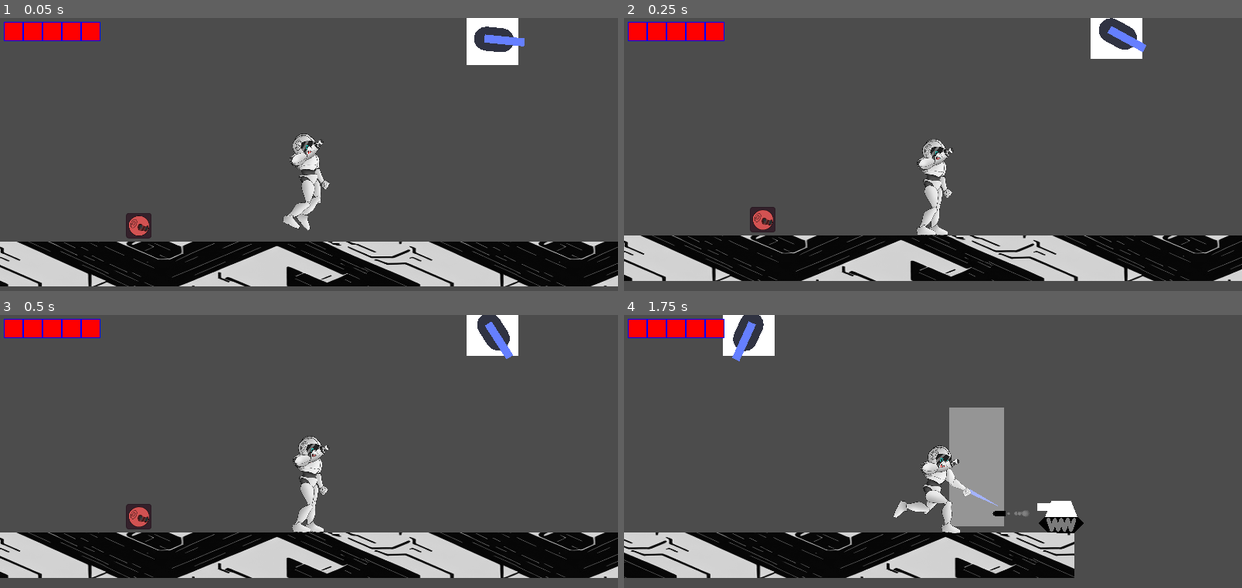
Above: before the commit, frames 1-4 (two rows, left to right).
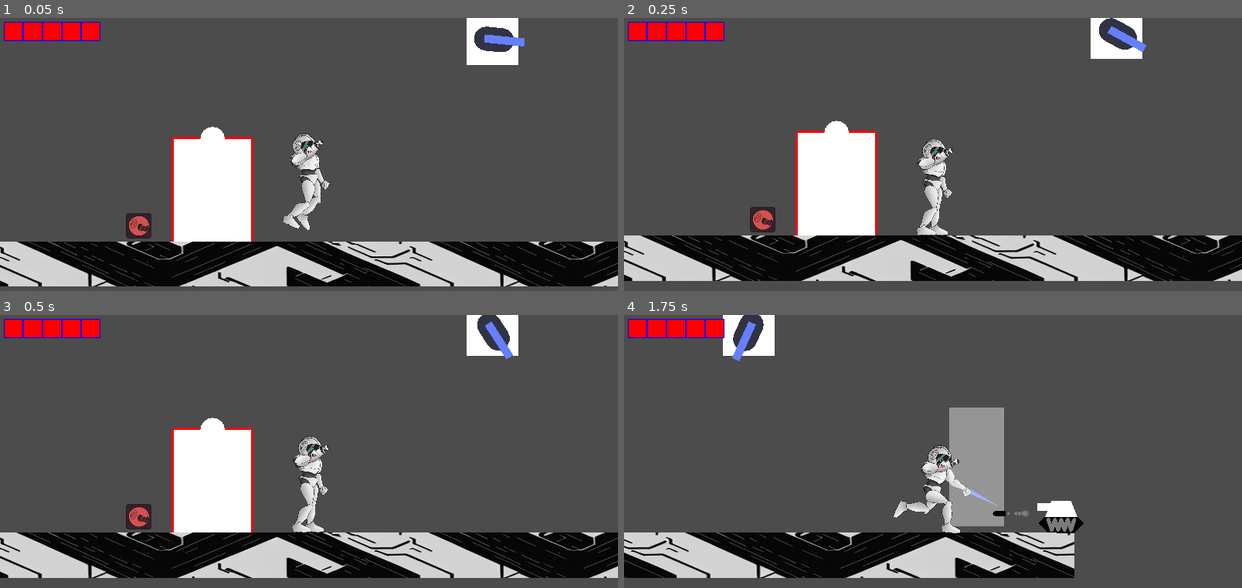
Above: after the commit, the same moments.

Repository: KurzweilTV/AssemblyJam
Game: Godot game, scene res://Test/TestRoom.tscn
The game is run twice, just before and just after one commit, with the same random seed, the same clock (stepped at 60 frames per second) and the same inputs. The project has no main scene, so this scene is started directly.
Inputs (mouse positions are in pixels of both pictures, inside the frame that each line leads up to):
- Up to frame 1 (0.05 s): no input
- Up to frame 2 (0.25 s): no input
- Up to frame 3 (0.5 s): no input
- Up to frame 4 (1.75 s): tap Enter (ui_accept) at 0.5, 0.77, 1.52 s; move the mouse to (1068, 470) at 0.52 s; press the mouse at (1068, 470) at 0.53 s; hold Right (ui_right) from 0.53 s (still down); move the mouse to (809, 506) at 1.27 s; release the mouse at (809, 506) at 1.28 s; click (809, 506) at 1.35 s

The runs differ from the first frame. In frame 1, 5.2% of the frame differs, in the area x 27-41%, y 39-82%; in frame 2, 5.2%; in frame 3, 5.2%; in frame 4, nothing differs.

Commit message:
added a spawn point

Diff:
--- /dev/null
+++ b/Actors/Checkpoint.gd
@@ -0,0 +1,22 @@
+extends Node2D
+
+
+
+# Called when the node enters the scene tree for the first time.
+func _ready():
+	pass # Replace with function body.
+
+
+func activate(state):
+	if state:
+		$Line2D.modulate = ColorN("Green")
+		GlobalPlayer.set_spawn(self)
+	else:
+		$Line2D.modulate = ColorN("Red")
+	pass
+
+
+func _on_Area2D_body_entered(body):
+	if GlobalPlayer.currentSpawn != self:
+		activate(true)
+	pass # Replace with function body.
--- /dev/null
+++ b/Actors/Checkpoint.tscn
@@ -0,0 +1,149 @@
+[gd_scene load_steps=6 format=2]
+
+[ext_resource path="res://Actors/Checkpoint.gd" type="Script" id=1]
+
+[sub_resource type="Animation" id=4]
+resource_name = "Close"
+length = 0.6
+tracks/0/type = "value"
+tracks/0/path = NodePath("Polygon2D:position")
+tracks/0/interp = 1
+tracks/0/loop_wrap = true
+tracks/0/imported = false
+tracks/0/enabled = true
+tracks/0/keys = {
+"times": PoolRealArray( 0, 0.5 ),
+"transitions": PoolRealArray( -2, 0.5 ),
+"update": 0,
+"values": [ Vector2( 104, 0 ), Vector2( 48, 0 ) ]
+}
+tracks/1/type = "value"
+tracks/1/path = NodePath("Polygon2D2:position")
+tracks/1/interp = 1
+tracks/1/loop_wrap = true
+tracks/1/imported = false
+tracks/1/enabled = true
+tracks/1/keys = {
+"times": PoolRealArray( 0, 0.5 ),
+"transitions": PoolRealArray( -2, 0.5 ),
+"update": 0,
+"values": [ Vector2( -104, 0 ), Vector2( -48, 0 ) ]
+}
+
+[sub_resource type="Animation" id=1]
+resource_name = "Open"
+length = 0.6
+tracks/0/type = "value"
+tracks/0/path = NodePath("Polygon2D:position")
+tracks/0/interp = 1
+tracks/0/loop_wrap = true
+tracks/0/imported = false
+tracks/0/enabled = true
+tracks/0/keys = {
+"times": PoolRealArray( 0, 0.4 ),
+"transitions": PoolRealArray( 0.5, 2 ),
+"update": 0,
+"values": [ Vector2( 48, 0 ), Vector2( 104, 0 ) ]
+}
+tracks/1/type = "value"
+tracks/1/path = NodePath("Polygon2D2:position")
+tracks/1/interp = 1
+tracks/1/loop_wrap = true
+tracks/1/imported = false
+tracks/1/enabled = true
+tracks/1/keys = {
+"times": PoolRealArray( 0, 0.4 ),
+"transitions": PoolRealArray( 0.5, 2 ),
+"update": 0,
+"values": [ Vector2( -48, 0 ), Vector2( -104, 0 ) ]
+}
+tracks/2/type = "value"
+tracks/2/path = NodePath("AnimationPlayer:current_animation")
+tracks/2/interp = 1
+tracks/2/loop_wrap = true
+tracks/2/imported = false
+tracks/2/enabled = true
+tracks/2/keys = {
+"times": PoolRealArray( 0.5 ),
+"transitions": PoolRealArray( 1 ),
+"update": 2,
+"values": [ "Close" ]
+}
+
+[sub_resource type="Animation" id=2]
+length = 0.001
+tracks/0/type = "value"
+tracks/0/path = NodePath("Polygon2D:position")
+tracks/0/interp = 1
+tracks/0/loop_wrap = true
+tracks/0/imported = false
+tracks/0/enabled = true
+tracks/0/keys = {
+"times": PoolRealArray( 0 ),
+"transitions": PoolRealArray( 1 ),
+"update": 0,
+"values": [ Vector2( 48, 0 ) ]
+}
+tracks/1/type = "value"
+tracks/1/path = NodePath("Polygon2D2:position")
+tracks/1/interp = 1
+tracks/1/loop_wrap = true
+tracks/1/imported = false
+tracks/1/enabled = true
+tracks/1/keys = {
+"times": PoolRealArray( 0 ),
+"transitions": PoolRealArray( 1 ),
+"update": 0,
+"values": [ Vector2( -48, 0 ) ]
+}
+
+[sub_resource type="RectangleShape2D" id=3]
+extents = Vector2( 192, 160 )
+
+[node name="Checkpoint" type="Node2D"]
+script = ExtResource( 1 )
+
+[node name="Polygon2D3" type="Polygon2D" parent="."]
+position = Vector2( 16, 0 )
+scale = Vector2( 1.66667, 1 )
+color = Color( 0, 0, 0, 1 )
+polygon = PoolVector2Array( -48, 0, -48, -256, 28.8, -256, 28.8, 0 )
+
+[node name="Frame" type="Line2D" parent="."]
+points = PoolVector2Array( -96, 0, -96, -256, 96, -256, 96, 0 )
+default_color = Color( 1, 0, 0, 1 )
+joint_mode = 1
+
+[node name="Polygon2D" type="Polygon2D" parent="."]
+position = Vector2( 48, 0 )
+polygon = PoolVector2Array( -48, 0, -48, -256, 48, -256, 48, 0 )
+
+[node name="Polygon2D2" type="Polygon2D" parent="."]
+position = Vector2( -48, 0 )
+polygon = PoolVector2Array( -48, 0, -48, -256, 48, -256, 48, 0 )
+__meta__ = {
+"_editor_description_": ""
+}
+
+[node name="Line2D" type="Line2D" parent="."]
+position = Vector2( 0, -256 )
+points = PoolVector2Array( 0, 0, 1, 0 )
+width = 60.0
+default_color = Color( 1, 1, 1, 1 )
+begin_cap_mode = 2
+end_cap_mode = 2
+
+[node name="AnimationPlayer" type="AnimationPlayer" parent="."]
+anims/Close = SubResource( 4 )
+anims/Open = SubResource( 1 )
+anims/RESET = SubResource( 2 )
+
+[node name="Area2D" type="Area2D" parent="."]
+collision_layer = 0
+collision_mask = 2
+
+[node name="CollisionShape2D" type="CollisionShape2D" parent="Area2D"]
+position = Vector2( 0, -160 )
+shape = SubResource( 3 )
+
+[connection signal="body_entered" from="Area2D" to="." method="_on_Area2D_body_entered"]
--- a/Enemies/Tanky.gd
+++ b/Enemies/Tanky.gd
@@ -28,7 +28,7 @@
 	newBullet.add_force(Vector2(),Vector2($Sprite.scale.x*2000,0))
 	newBullet.set_meta("damage",1.0)
 	newBullet.scale.x = $Sprite.scale.x
-	get_tree().current_scene.add_child(newBullet)
+	get_tree().current_scene.call_deferred("add_child",newBullet)
 	pass
 
 func _on_Tanky_body_entered(body):
--- a/Enemies/Turret.gd
+++ b/Enemies/Turret.gd
@@ -18,7 +18,7 @@
 	newBullet.add_force(Vector2(),Vector2(1,0).rotated($GunHolder.rotation)*2000)
 	newBullet.set_meta("damage",1.0)
 	newBullet.rotation = $GunHolder.rotation
-	get_tree().current_scene.add_child(newBullet)
+	get_tree().current_scene.call_deferred("add_child",newBullet)
 	pass
 
 func _physics_process(delta):
--- a/Player/GlobalPlayer.gd
+++ b/Player/GlobalPlayer.gd
@@ -9,6 +9,7 @@
 
 var currentHealth = 5.0
 
+var currentSpawn = null
 
 func _ready():
 	set_process(false)
@@ -21,6 +22,19 @@
 		controller.die()
 	pass
 
+func set_spawn(newSpawn):
+	if currentSpawn!=null:
+		if is_instance_valid(currentSpawn):
+			currentSpawn.activate(false)
+	currentSpawn = newSpawn
+	pass
+
+func respawn():
+	if currentSpawn != null :
+		if is_instance_valid(currentSpawn):
+			# respawn player at chepoint
+			print("respawn player")
+	pass
 
 func free_controller(oldController):
 	assert(oldController == controller)
--- a/Player/GlobalPlayer.tscn
+++ b/Player/GlobalPlayer.tscn
@@ -3,4 +3,5 @@
 [ext_resource path="res://Player/GlobalPlayer.gd" type="Script" id=1]
 
 [node name="GlobalPlayer" type="Node"]
+pause_mode = 2
 script = ExtResource( 1 )
--- a/Test/TestRoom.tscn
+++ b/Test/TestRoom.tscn
@@ -6,6 +6,7 @@
 [ext_resource path="res://Enemies/Turret.tscn" type="PackedScene" id=4]
 [ext_resource path="res://Actors/Breakable.tscn" type="PackedScene" id=5]
 [ext_resource path="res://Enemies/Tanky.tscn" type="PackedScene" id=6]
+[ext_resource path="res://Actors/Checkpoint.tscn" type="PackedScene" id=7]
 
 [sub_resource type="RectangleShape2D" id=1]
 extents = Vector2( 1200, 56 )
@@ -13,6 +14,9 @@
 [node name="TestRoom" type="Node2D"]
 position = Vector2( -8, 16 )
 script = ExtResource( 3 )
+
+[node name="Checkpoint" parent="." instance=ExtResource( 7 )]
+position = Vector2( -304, 80 )
 
 [node name="Floor" type="StaticBody2D" parent="."]
 position = Vector2( 0, 136 )
--- a/UI/GameOver.gd
+++ b/UI/GameOver.gd
@@ -20,5 +20,5 @@
 
 func _on_Button_pressed():
 	get_tree().paused = false
-	get_tree().change_scene("res://Maps/Level1.tscn")
+	GlobalPlayer.respawn()
 	pass # Replace with function body.
Not shown: 1 places in Test/TestRoom.tscn that only renumber resources
